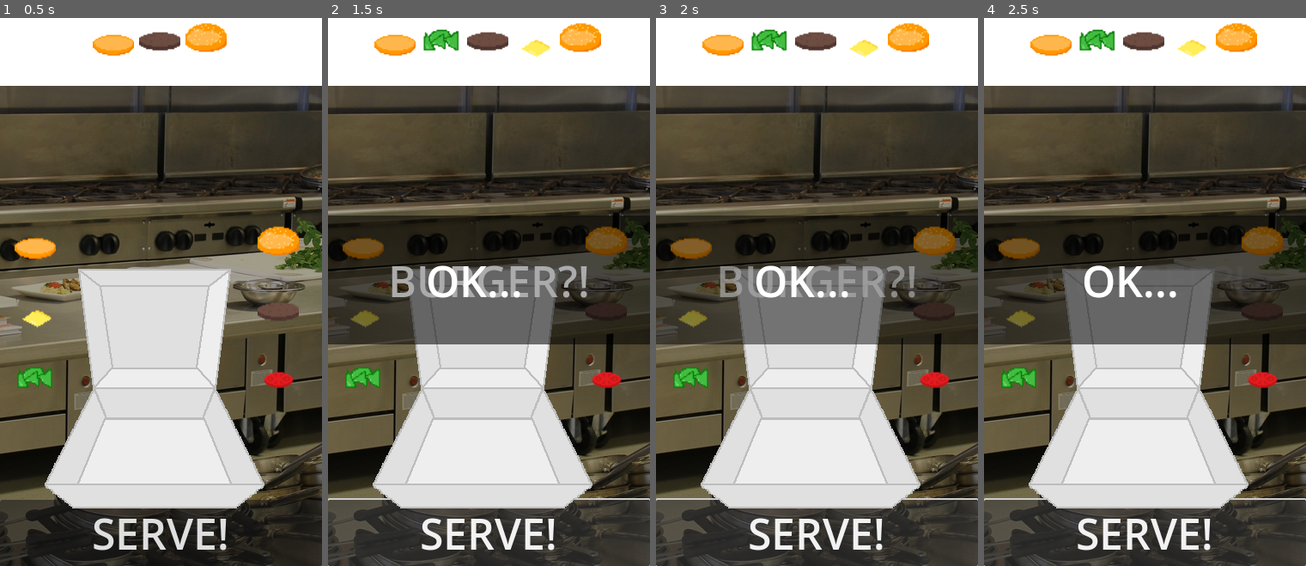
Above: before the commit, frames 1-4 (left to right).
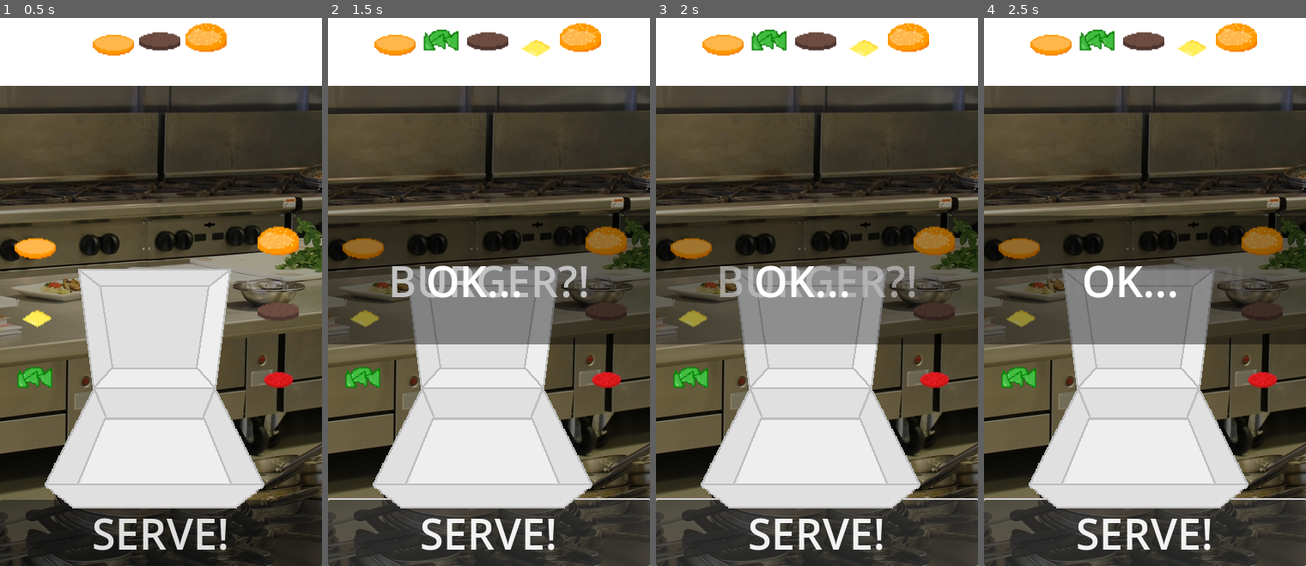
Above: after the commit, the same moments.

Repository: noahmacaulay/Burger
Game: Godot game, scene res://burgerparts.tscn
Two runs of this game, one before a commit and one after it. Both use one fixed random seed, a clock stepped at 60 frames per second and the inputs below.
Inputs:
- Up to frame 1 (0.5 s): no input
- Up to frame 2 (1.5 s): click "SERVE!" at 0.5 s; click "SERVE!" at 1.25 s
- Up to frame 3 (2 s): no input
- Up to frame 4 (2.5 s): click "SERVE!" at 2 s

Frame 1 is identical in both runs. In frame 2, 5.6% of the frame differs, in the area x 4-93%, y 38-60%; in frame 3, 5.6%; in frame 4, 6.7%.

Commit message:
final touches

Diff:
--- a/BurgerPart.tscn
+++ b/BurgerPart.tscn
@@ -1,10 +1,10 @@
-[gd_scene load_steps=4 format=3 uid="uid://c0owulncqeebx"]
+[gd_scene load_steps=4 format=3 uid="uid://bv2qvpx7sjhfn"]
 
 [ext_resource type="Script" path="res://BurgerPart.gd" id="1_aeyuu"]
 [ext_resource type="Texture2D" uid="uid://2e3w0hkfsg3e" path="res://assets/beef.png" id="2_d1nt4"]
 
 [sub_resource type="RectangleShape2D" id="RectangleShape2D_oudbq"]
-size = Vector2(97, 45)
+size = Vector2(94, 25)
 
 [node name="BurgerPart" type="RigidBody2D" groups=["pickable"]]
 input_pickable = true
@@ -12,7 +12,7 @@
 script = ExtResource("1_aeyuu")
 
 [node name="CollisionShape2D" type="CollisionShape2D" parent="."]
-position = Vector2(0.5, 4.5)
+position = Vector2(0, 7.5)
 shape = SubResource("RectangleShape2D_oudbq")
 
 [node name="sprite" type="Sprite2D" parent="."]
--- a/celebrate.tscn
+++ b/celebrate.tscn
@@ -33,6 +33,7 @@
 grow_horizontal = 2
 grow_vertical = 2
 size_flags_vertical = 3
+mouse_filter = 2
 script = ExtResource("1_sv7id")
 
 [node name="ColorRect" type="ColorRect" parent="."]
@@ -42,7 +43,8 @@
 anchor_bottom = 1.0
 grow_horizontal = 2
 grow_vertical = 2
-color = Color(0, 0, 0, 0.329412)
+mouse_filter = 2
+color = Color(0, 0, 0, 0.239216)
 
 [node name="RichTextLabel" type="RichTextLabel" parent="."]
 layout_mode = 1
Not shown: 1 places in burgerparts.tscn that only renumber resources
